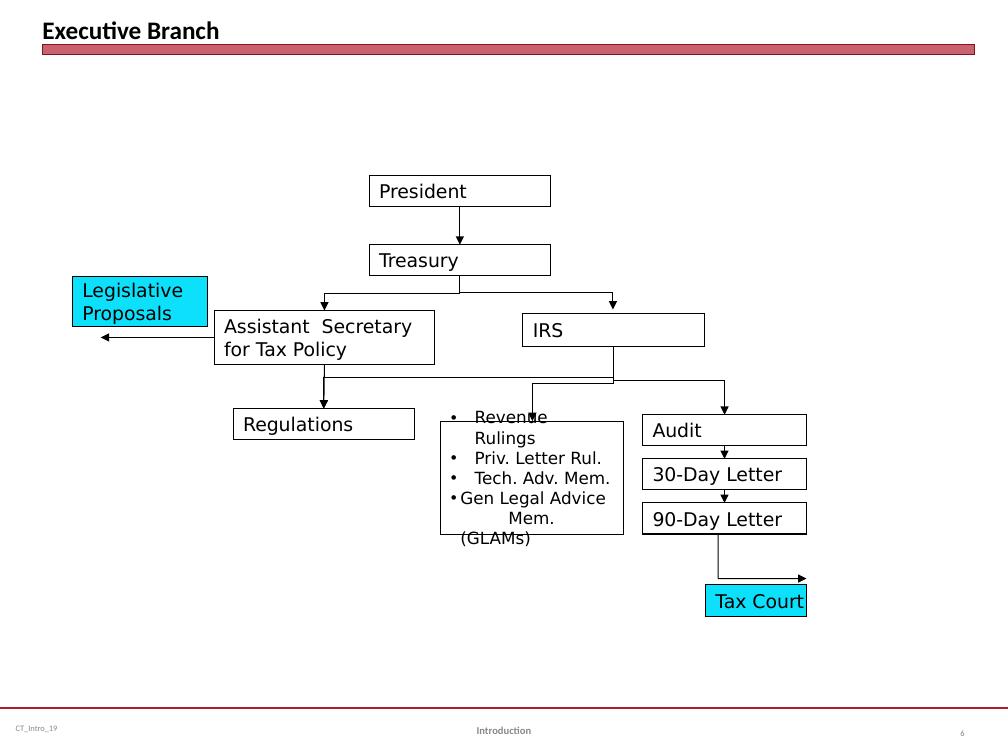
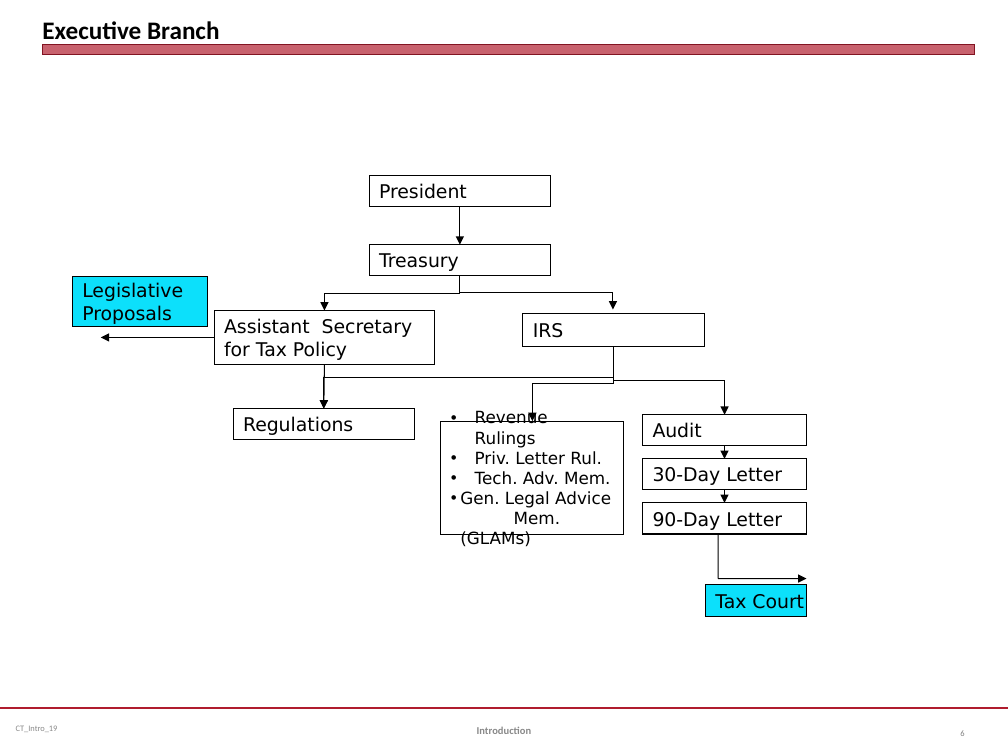
Before and after one commit to jmc877/Partnership-Tax, a slide deck: slide 6 of slides/PSH_Introduction_22.pptx. Drawn at 1008x756 pixels with LibreOffice and Linux fonts; fonts in the diff are those of the drawing. Boxes give left, top, right and bottom in pixels: in the first picture for what was removed or moved away, otherwise in the second. Text is boxed around its words. In the diff, an @@ line names an element or a change of style, - is before the commit and + after.

```diff
--- a/slides/PSH_Introduction_22.pptx
+++ b/slides/PSH_Introduction_22.pptx
@@ text in rectangle at box(460, 491, 611, 547): text changed @@
-• Gen Legal Advice Mem. (GLAMs)
+• Gen. Legal Advice Mem. (GLAMs)
```
Also in this commit, not shown: 2 other slides changed, 4 other files.
